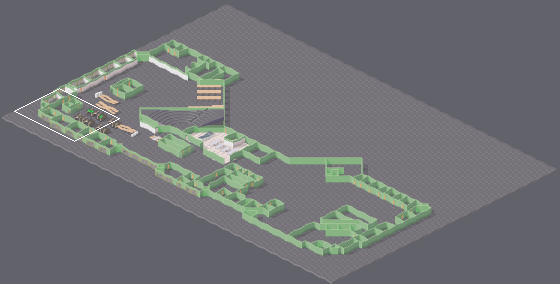
Two versions of a level (Tiled map, map.tmx). Above: a wide view before the commit, with the close-up outlined.
Close-up. Before the commit:
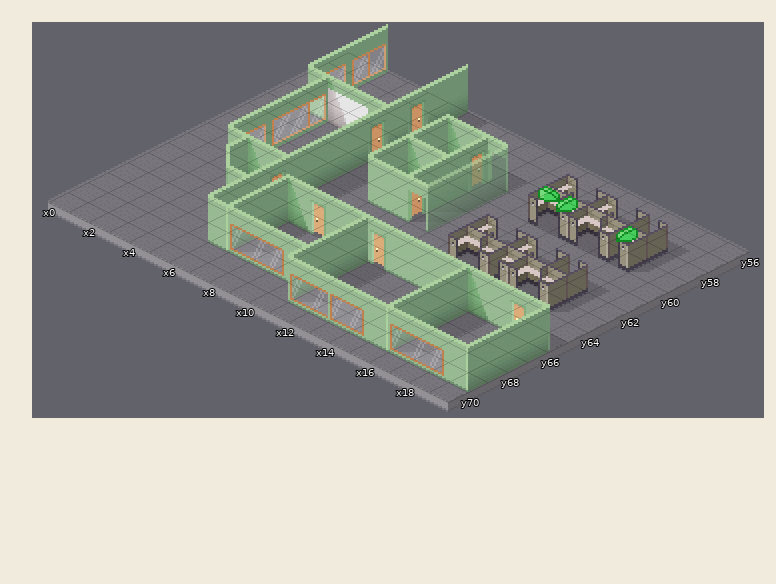
Cells are 20x10 px. Isometric: x runs down to the right, y down to the left. Shown: x 0..19, y 56..70. The commit also changed other parts of the map, which this record leaves out. Tiles whose own drawing changed are shown in their newer look in all pictures.
After the commit:
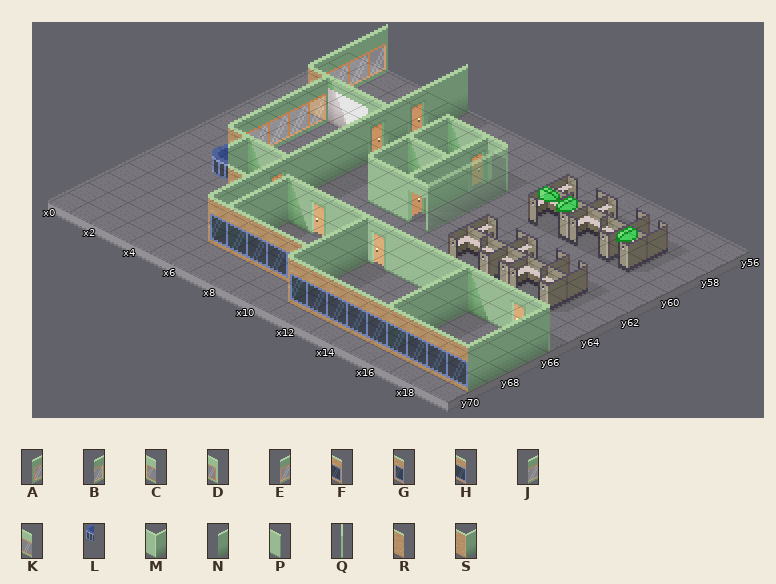
Key: from "doors": A 6, B 7, C 9, D 10, E 15, F 17, G 18, H 19, J 21, K 24, L 27; from "wall": M 1, N 2, P 3, Q 11, R 23, S 27.
_ is an empty cell, . an unchanged one.
The author wrote: Adding skinny tables, outer walls/windows
What changed:
layer "Shadow" opacity 15% -> 10%
--- layer "Walls"
@@ x 1..2 @@
-57 A.
-58 B.
-59 .P
+57 E.
+58 E.
+59 .R
@@ x 2..3 @@
-61 J.
-62 A.
-63 B.
-64 .P
+61 E.
+62 E.
+63 E.
+64 .R
@@ x 4..5 @@
-66 QM
+66 LS
@@ x 6..19 @@
-68 MCKDM.........
-69 .....CKCDMCKDM
+68 N___N.........
+69 .....____N___N
--- layer "Wall (over)"
@@ x 6..19 @@
-68 _____.........
-69 ....._________
+68 GHHHF.........
+69 .....GHHHHHHHH
